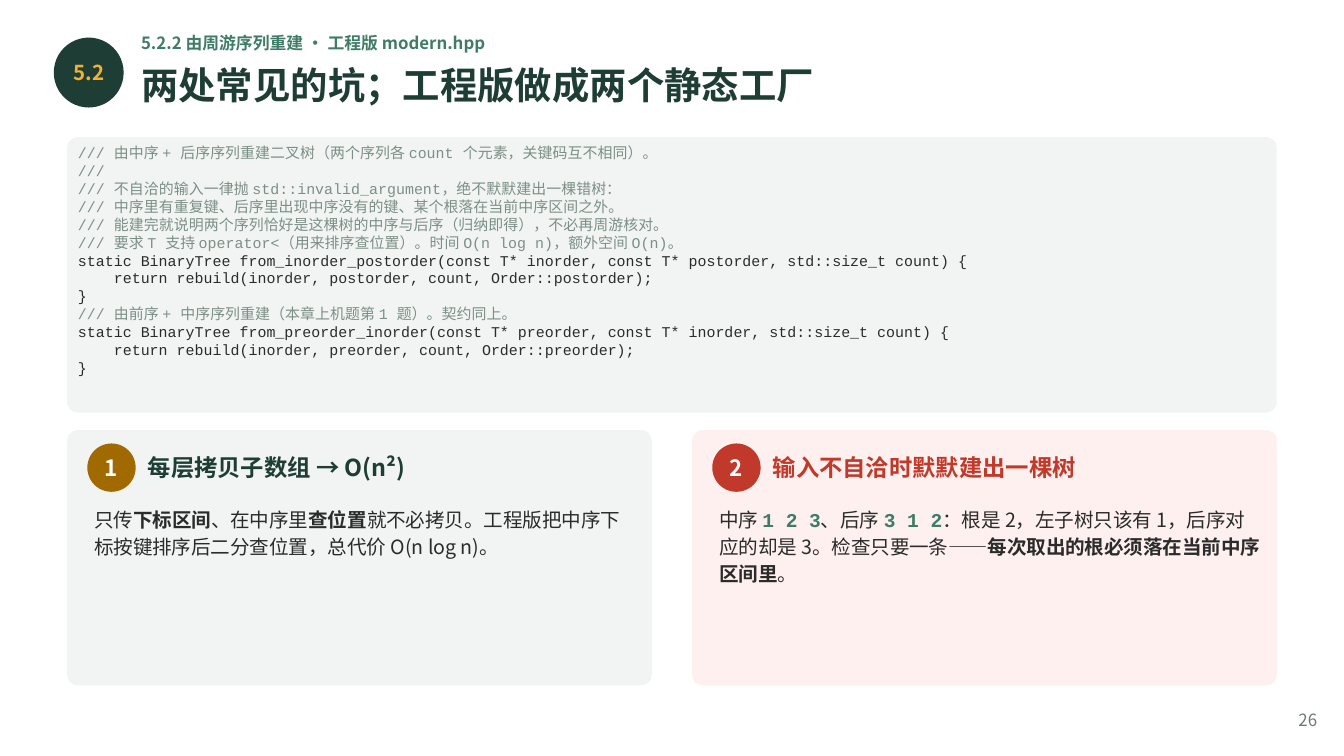
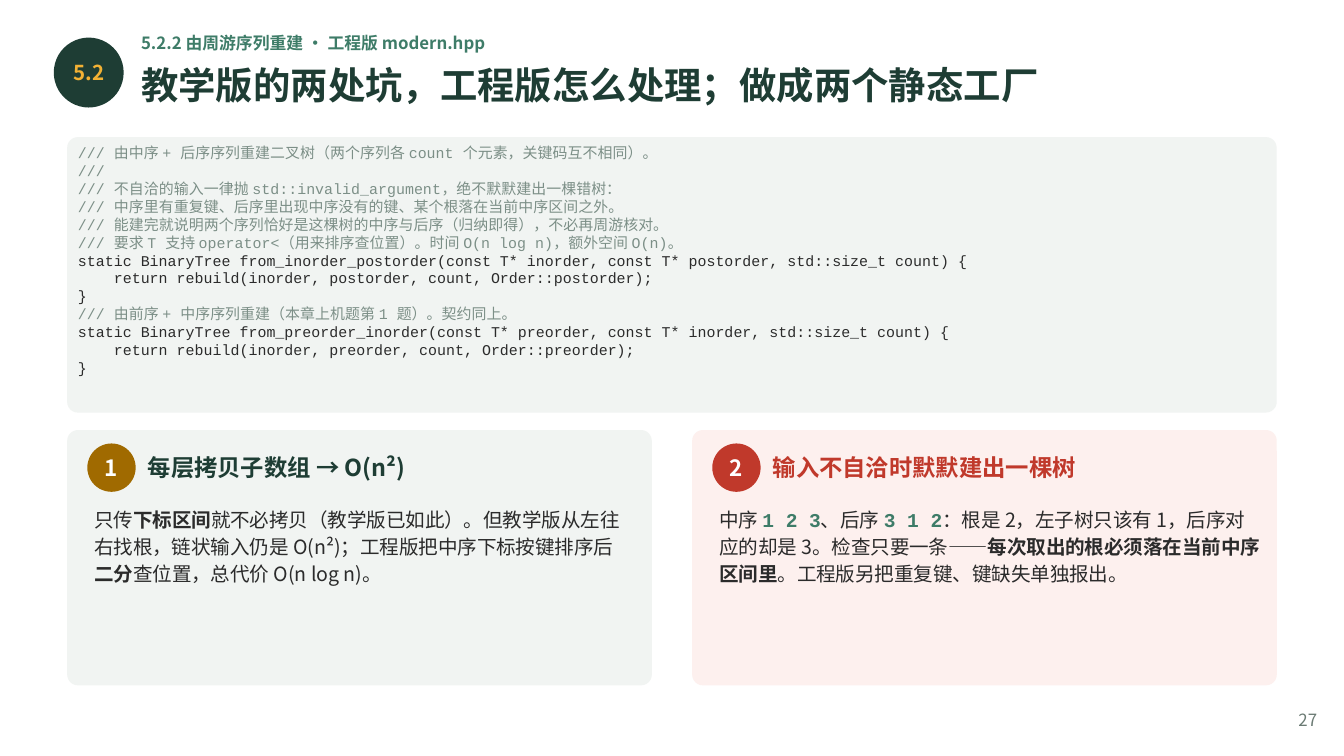
Before and after one commit to GMyhf/2026fall-cs201, a slide deck: slide 27 of courseware/202609_DSA_05_Binary_Tree.pptx (slide 26 before the commit). Drawn at 1344x756 pixels with LibreOffice and Linux fonts; fonts in the diff are those of the drawing. Boxes give left, top, right and bottom in pixels: in the first picture for what was removed or moved away, otherwise in the second. Text is boxed around its words. In the diff, an @@ line names an element or a change of style, - is before the commit and + after.

```diff
--- a/courseware/202609_DSA_05_Binary_Tree.pptx
+++ b/courseware/202609_DSA_05_Binary_Tree.pptx
@@ text at (141,67,1038,106): text changed @@
-两处常见的坑；工程版做成两个静态工厂
+教学版的两处坑，工程版怎么处理；做成两个静态工厂
@@ text at (94,510,620,586): text changed @@
-只传下标区间、在中序里查位置就不必拷贝。工程版把中序下标按键排序后二分查位置，总代价 O(n log n)。
+只传下标区间就不必拷贝（教学版已如此）。但教学版从左往右找根，链状输入仍是 O(n²)；工程版把中序下标按键排序后二分查位置，总代价 O(n log n)。
@@ text at (719,510,1260,583): text changed @@
-中序 1 2 3、后序 3 1 2：根是 2，左子树只该有 1，后序对应的却是 3。检查只要一条——每次取出的根必须落在当前中序区间里。
+中序 1 2 3、后序 3 1 2：根是 2，左子树只该有 1，后序对应的却是 3。检查只要一条——每次取出的根必须落在当前中序区间里。工程版另把重复键、键缺失单独报出。
@@ text at (1298,713,1317,726): text changed @@
-26
+27
```
Also in this commit, not shown: 41 other slides changed, 1 slide added, 1 other file.
